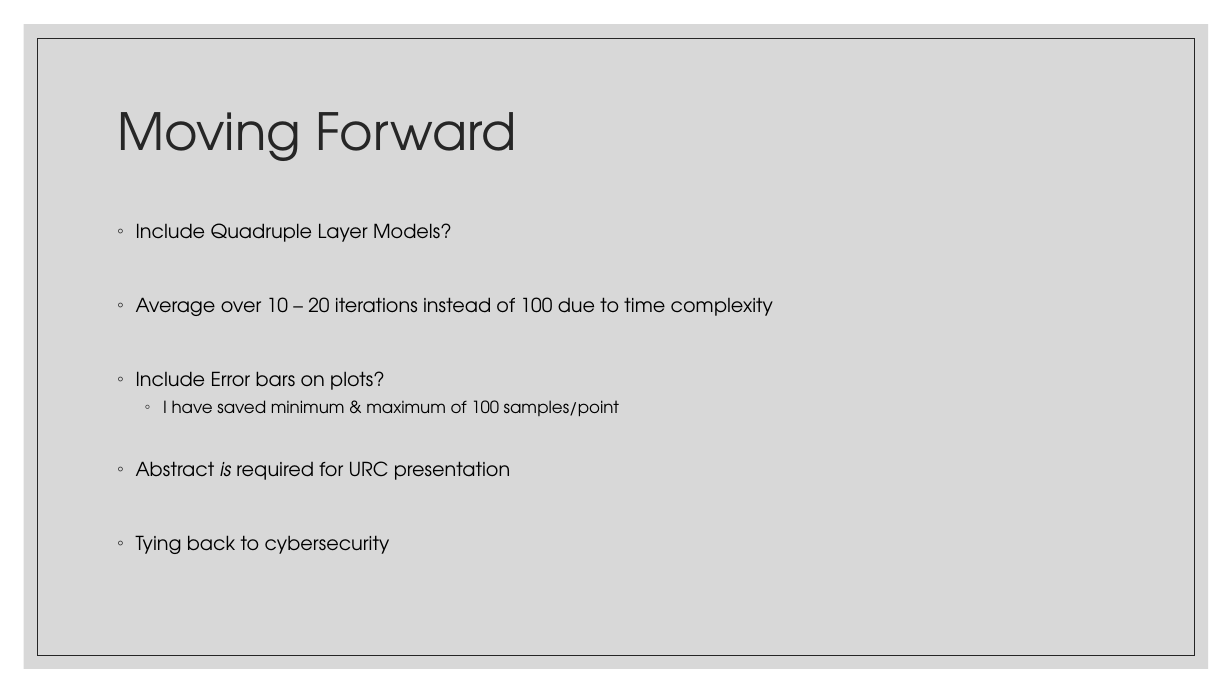
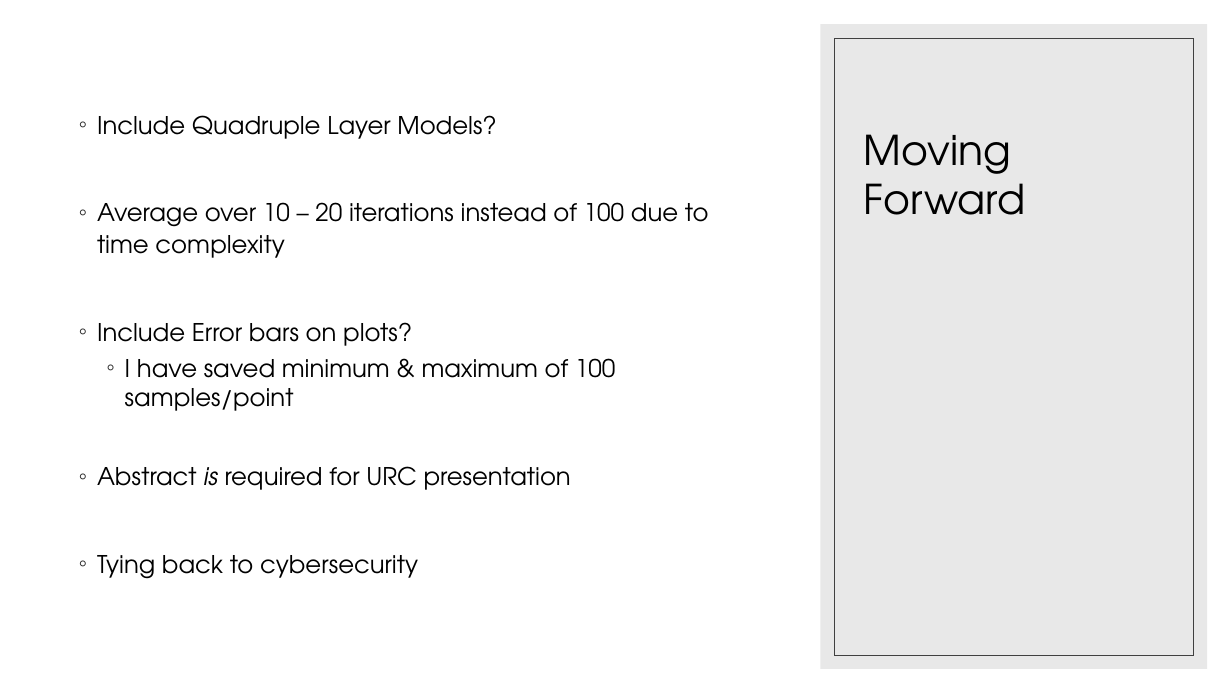
Before and after one commit to landonbuell/Convolutional-Neural-Networks, a slide deck: slide 34 of Presentations/14_04_2020/Modeling Attack Functions.pptx (slide 33 before the commit). Drawn at 1232x693 pixels with LibreOffice and Linux fonts; fonts in the diff are those of the drawing. Boxes give left, top, right and bottom in pixels: in the first picture for what was removed or moved away, otherwise in the second. Text is boxed around its words. In the diff, an @@ line names an element or a change of style, - is before the commit and + after.

```diff
--- a/Presentations/14_04_2020/Modeling Attack Functions.pptx
+++ b/Presentations/14_04_2020/Modeling Attack Functions.pptx
@@ rectangle removed at bbox=[24, 24, 1209, 669] @@
@@ rectangle added at bbox=[821, 24, 1207, 669], fill #D9D9D9 at 60% opacity @@
@@ rectangle removed at bbox=[38, 38, 1195, 655] @@
@@ rectangle added at bbox=[835, 38, 1194, 655], outline #404040 0.5 pt @@
@@ text "Include Quadruple Layer Models?": place and size @@
-text "Include Quadruple Layer Models?" at bbox=[136, 223, 773, 554]
+text "Include Quadruple Layer Models?" at bbox=[97, 115, 709, 579]
@@ text "Include Quadruple Layer Models?" at bbox=[97, 115, 709, 579]: size 15 to 19 pt in "Include Quadruple Layer Models?", "Average over 10 – 20 iterations instead ...", "Include Error bars on plots?", "Abstract is required for URC presentation" and 1 more places; size 13 to 19 pt in "I have saved minimum & maximum of ..." @@
@@ title "Moving Forward": place and size @@
-title "Moving Forward" at bbox=[117, 112, 516, 161]
+title "Moving Forward" at bbox=[864, 134, 1025, 215]
@@ title "Moving Forward" at bbox=[864, 134, 1025, 215]: size 40 to 32 pt, text colour #262626 to #000000; line spacing 0.9 to 1; vertical alignment middle to bottom @@
```
Also in this commit, not shown: 6 other slides changed, 1 slide added, 1 other file.
